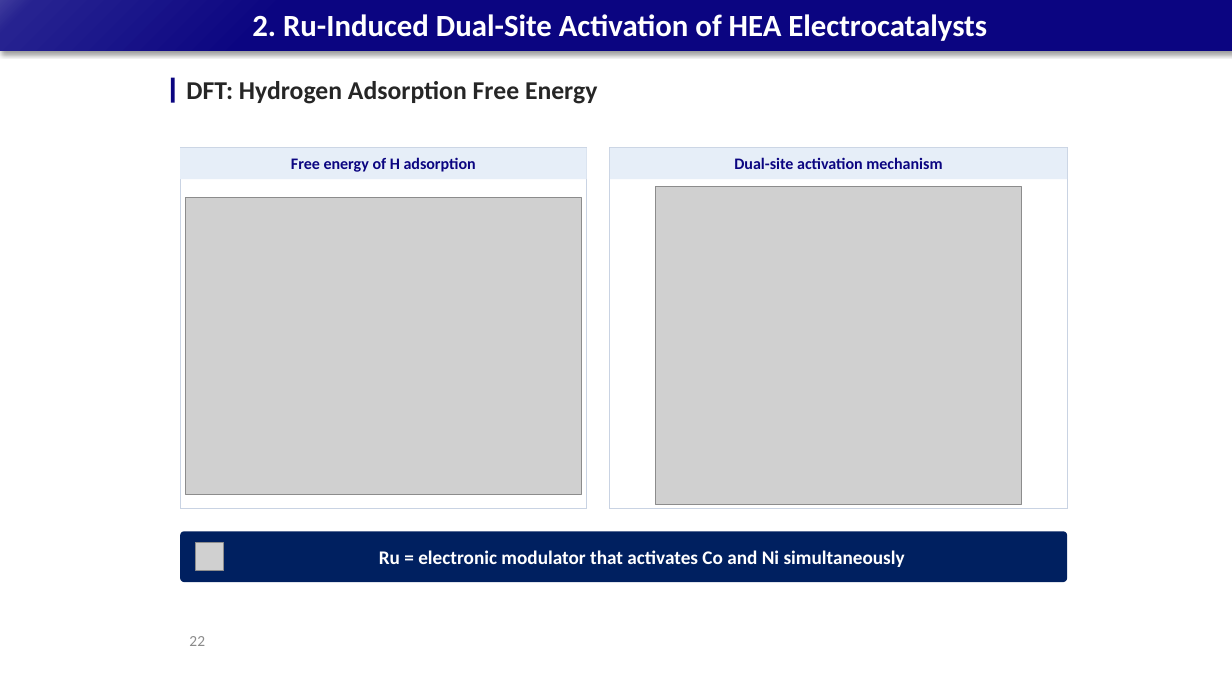
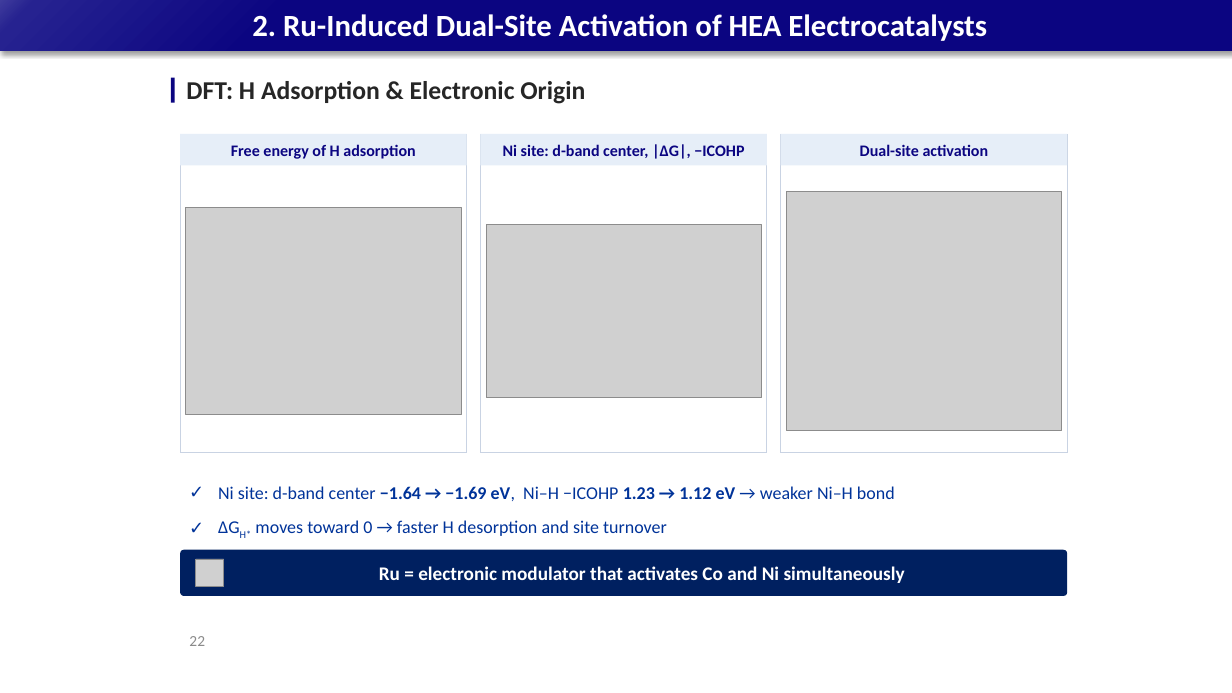
Before and after one commit to limsj0204/letter, a slide deck: slide 22 of 학위논문_디펜스_발표자료.pptx. Drawn at 1232x693 pixels with LibreOffice and Linux fonts; fonts in the diff are those of the drawing; grey boxes stand for pictures. Boxes give left, top, right and bottom in pixels: in the first picture for what was removed or moved away, otherwise in the second. Text is boxed around its words. In the diff, an @@ line names an element or a change of style, - is before the commit and + after.

```diff
--- a/학위논문_디펜스_발표자료.pptx
+++ b/학위논문_디펜스_발표자료.pptx
@@ text at [186, 81, 585, 104]: text changed @@
-DFT: Hydrogen Adsorption Free Energy
+DFT: H Adsorption & Electronic Origin
@@ rectangle "Free energy of H adsorption": place and size @@
-rectangle "Free energy of H adsorption" at [180, 148, 587, 179]
+rectangle "Free energy of H adsorption" at [180, 134, 467, 165]
@@ rectangle: place and size @@
-rectangle at [180, 148, 587, 508]
+rectangle at [180, 134, 467, 453]
@@ rectangle: place and size @@
-rectangle at [610, 148, 1067, 508]
+rectangle at [481, 134, 767, 453]
@@ rectangle added at [481, 134, 767, 165], fill #E6EEF8, 12.5 pt, text #0B0581, bold @@
+Ni site: d-band center, |ΔG|, −ICOHP
@@ rectangle "Dual-site activation": place and size @@
-rectangle "Dual-site activation" at [610, 148, 1067, 179]
+rectangle "Dual-site activation" at [781, 134, 1067, 165]
@@ rectangle added at [781, 134, 1067, 453], outline #C9D3E3 0.75 pt @@
@@ text in rectangle at [860, 144, 989, 156]: text changed @@
-Dual-site activation mechanism
+Dual-site activation
@@ picture: place and size @@
-picture at [186, 197, 581, 494]
+picture at [186, 208, 461, 415]
@@ picture: place and size @@
-picture at [656, 187, 1021, 505]
+picture at [787, 191, 1062, 431]
@@ picture added at [486, 225, 762, 398] @@
@@ text added at [218, 486, 895, 536], 14 pt, text #003399 @@
+✓ Ni site: d-band center −1.64 → −1.69 eV, Ni–H −ICOHP 1.23 → 1.12 eV → weaker Ni–H bond
+✓ ΔGH* moves toward 0 → faster H desorption and site turnover
@@ rounded rectangle "Ru = electronic modulator that ...": place and size @@
-rounded rectangle "Ru = electronic modulator that ..." at [180, 531, 1067, 582]
+rounded rectangle "Ru = electronic modulator that ..." at [180, 550, 1067, 596]
@@ picture: place and size @@
-picture at [196, 543, 224, 571]
+picture at [196, 559, 224, 587]
```
Also in this commit, not shown: 1 other slide changed, 2 other files.
